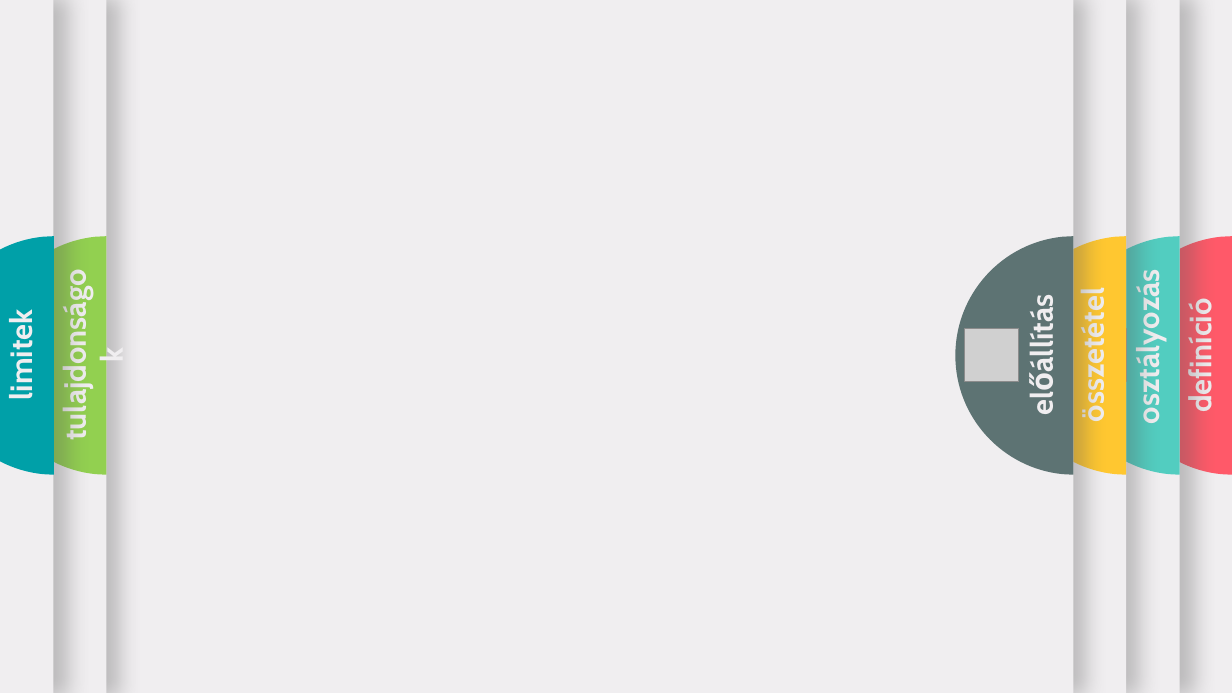
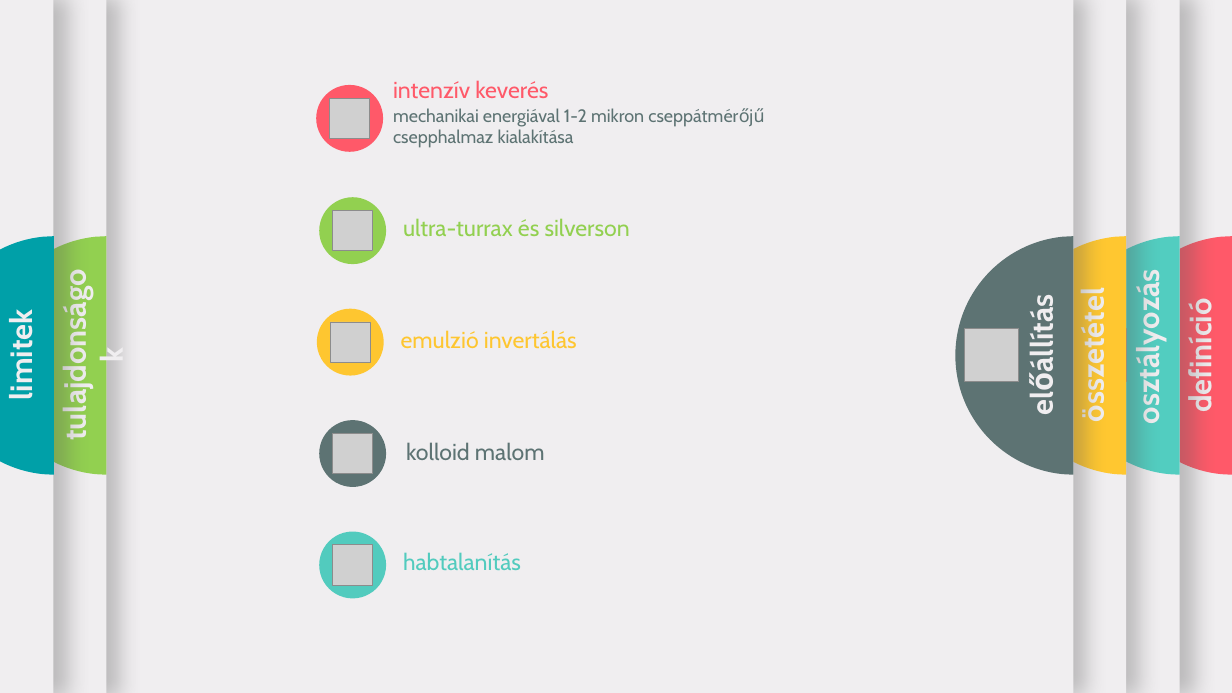
Before and after one commit to LilianaBohus/chemistry-presenations, a slide deck: slide 5 of emulsion-concentrates-short.pptx. Drawn at 1232x693 pixels with LibreOffice and Linux fonts; fonts in the diff are those of the drawing; grey boxes stand for pictures; background and template pictures are left out. Boxes give left, top, right and bottom in pixels: in the first picture for what was removed or moved away, otherwise in the second. Text is boxed around its words. In the diff, an @@ line names an element or a change of style, - is before the commit and + after.

```diff
--- a/emulsion-concentrates-short.pptx
+++ b/emulsion-concentrates-short.pptx
@@ group added at bbox=[316, 80, 644, 152]: 2 texts, 1 ellipse, 1 picture @@
+intenzív keverés
+mechanikai energiával 1-2 mikron cseppátmérőjű csepphalmaz kialakítása
@@ ellipse added at bbox=[319, 197, 385, 263], fill #92D050 @@
@@ picture added at bbox=[333, 211, 373, 251] @@
@@ text added at bbox=[403, 218, 630, 236], 18 pt, text #92D050 @@
+ultra-turrax és silverson
@@ ellipse added at bbox=[317, 309, 384, 375], fill #FEC630 @@
@@ picture added at bbox=[330, 322, 371, 362] @@
@@ text added at bbox=[401, 330, 577, 349], 18 pt, text #FEC630 @@
+emulzió invertálás
@@ ellipse added at bbox=[319, 421, 385, 487], fill #5D7373 @@
@@ picture added at bbox=[333, 433, 373, 474] @@
@@ text added at bbox=[406, 442, 545, 460], 18 pt, text #5D7373 @@
+kolloid malom
@@ ellipse added at bbox=[319, 531, 385, 598], fill #52CBBE @@
@@ picture added at bbox=[333, 545, 373, 586] @@
@@ text added at bbox=[403, 552, 521, 570], 18 pt, text #52CBBE @@
+habtalanítás
```
Also in this commit, not shown: 5 other slides changed.
